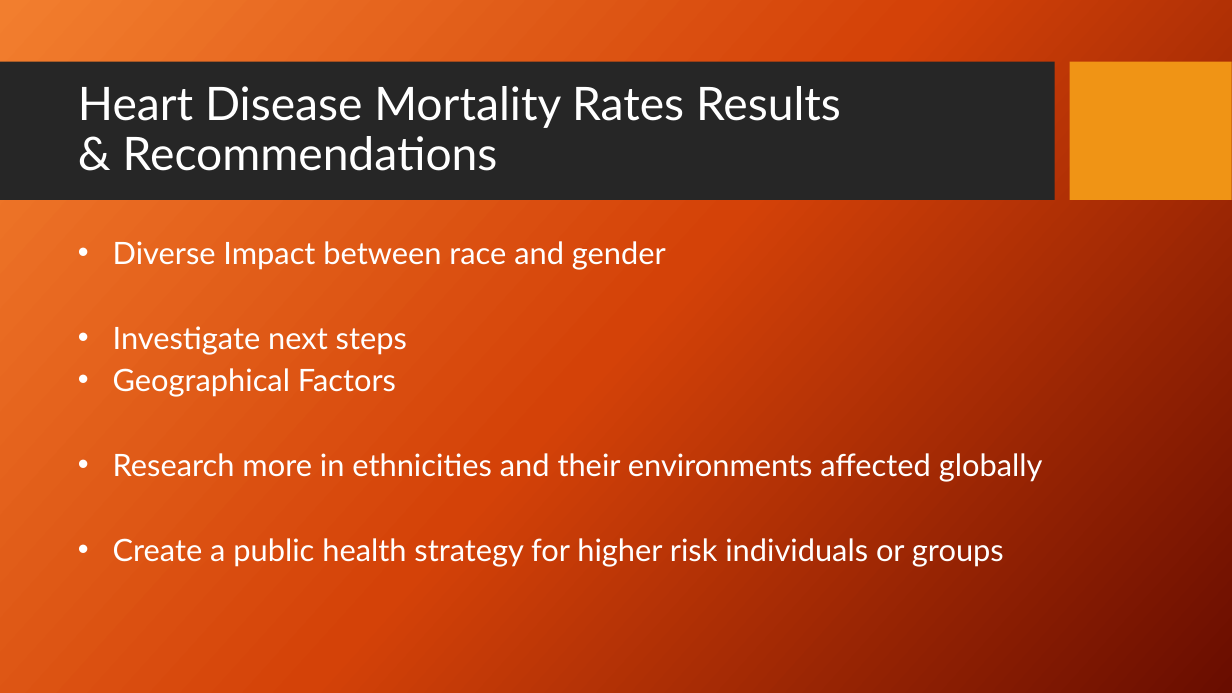
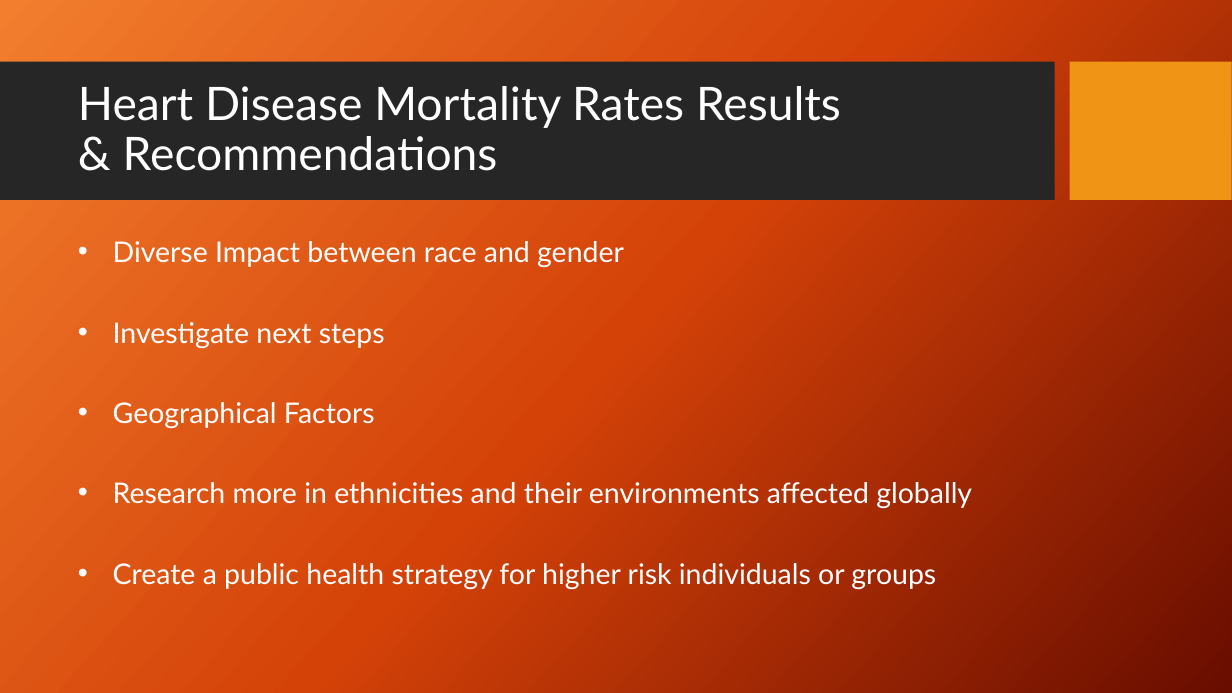
Before and after one commit to Aaron-m-ram/end-to-end-statistical-analysis, a slide deck: slide 13 of Final PP V1.pptx. Drawn at 1232x693 pixels with LibreOffice and Linux fonts; fonts in the diff are those of the drawing; background and template pictures are left out. Boxes give left, top, right and bottom in pixels: in the first picture for what was removed or moved away, otherwise in the second. Text is boxed around its words. In the diff, an @@ line names an element or a change of style, - is before the commit and + after.

```diff
--- a/Final PP V1.pptx
+++ b/Final PP V1.pptx
@@ text "Diverse Impact between race and ..." at <box>113,241,972,589</box>: size 24 to 22.2 pt @@
```
Also in this commit, not shown: 4 other slides changed.
